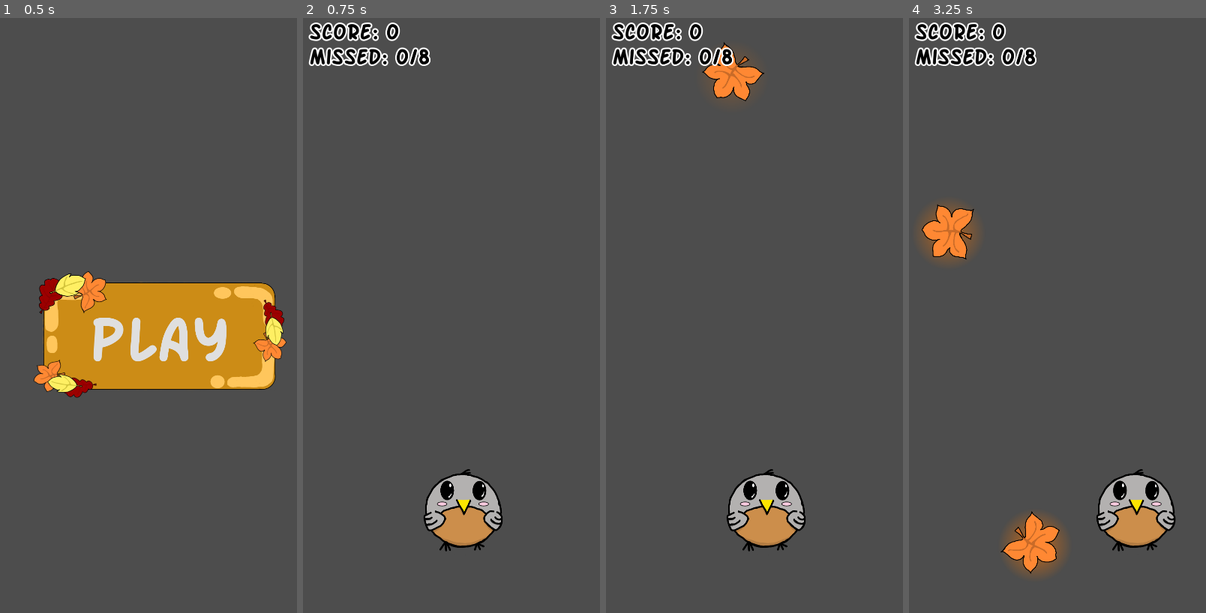
Above: before the commit, frames 1-4 (left to right).
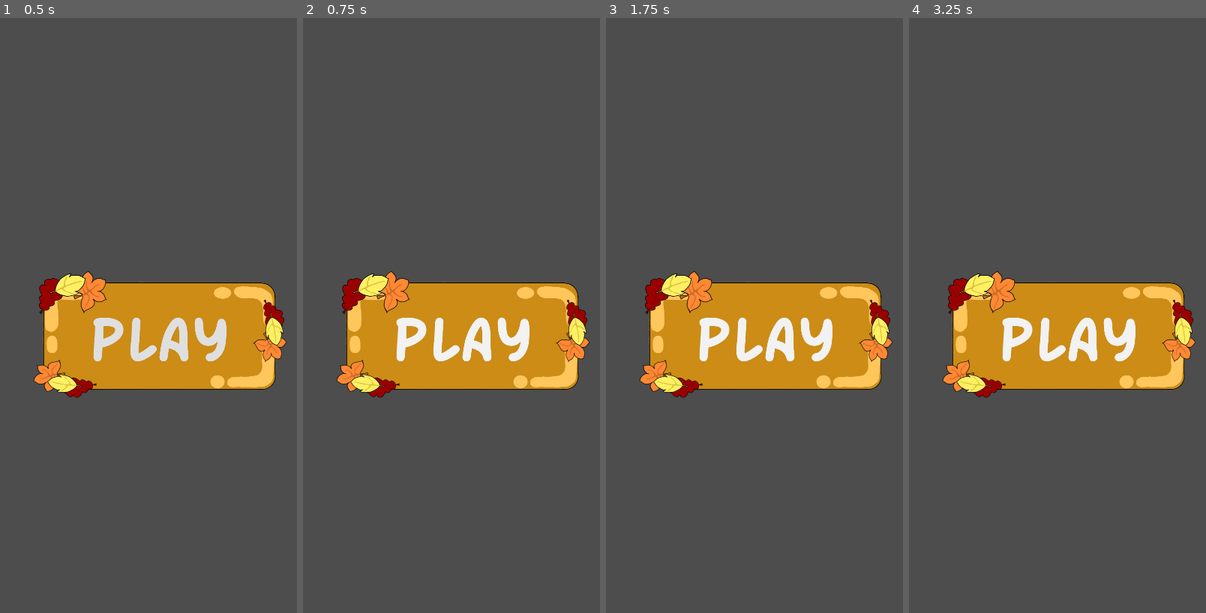
Above: after the commit, the same moments.

Repository: ezhor/Bird-Fall
Game: Godot game, scene res://Scenes/main.tscn
The game is run twice, just before and just after one commit, with the same random seed, the same clock (stepped at 60 frames per second) and the same inputs.
Inputs (mouse positions are in pixels of both pictures, inside the frame that each line leads up to):
- Up to frame 1 (0.5 s): no input
- Up to frame 2 (0.75 s): click "Play" at 0.5 s
- Up to frame 3 (1.75 s): click (766, 333) at 1.25 s, where only the run after the commit has a clickable "Play"
- Up to frame 4 (3.25 s): click (1069, 333) at 2 s, where only the run after the commit has a clickable "Play"; move the mouse to (1134, 285) at 2.77 s

Frame 1 is identical in both runs. In frame 2, 19% of the frame differs, in the area x 1-97%, y 0-90%; in frame 3, 20%; in frame 4, 22%, in the area x 1-97%, y 0-94%.

Commit message:
Revert "Game over logic"
This reverts commit 1912fadefc102e5fdae14f6cca318394e60f99b7.

Diff:
--- a/Scenes/Objects/drop.tscn
+++ b/Scenes/Objects/drop.tscn
@@ -2,7 +2,6 @@
 
 [ext_resource type="Script" uid="uid://cx65vfpwri6yo" path="res://Scripts/Drop.gd" id="1_ldrpx"]
 [ext_resource type="Texture2D" uid="uid://bbo0iwn8ggb85" path="res://Sprites/particle_radial.png" id="2_3imfo"]
-[ext_resource type="PackedScene" uid="uid://sydm08ny7jtd" path="res://Scenes/game_over.tscn" id="2_hd771"]
 [ext_resource type="Texture2D" uid="uid://c8iyxpyguucww" path="res://Sprites/leaf_orange.png" id="2_ldrpx"]
 [ext_resource type="Texture2D" uid="uid://c4vgdq6v3242y" path="res://Sprites/snowflake.png" id="2_sgniw"]
 [ext_resource type="Texture2D" uid="uid://bdpoteq2x3onm" path="res://Sprites/leaf_yellow.png" id="3_sgniw"]
@@ -16,7 +15,6 @@
 speed = 1000
 destroy_limit = 2000
 snowflake_probability = 10.0
-game_over_scene = ExtResource("2_hd771")
 glow_delay = 0.3
 glow = NodePath("Glow")
 sprite = NodePath("Leaf")
--- a/Scenes/game.tscn
+++ b/Scenes/game.tscn
@@ -7,7 +7,6 @@
 [ext_resource type="FontFile" uid="uid://1a4cg51d2wmx" path="res://Fonts/SF_Arch_Rival_Bold.ttf" id="5_1l0tm"]
 [ext_resource type="Script" uid="uid://byly63mndi1p1" path="res://Scripts/Score.gd" id="5_wowpa"]
 [ext_resource type="Script" uid="uid://d33qmdg7dxhce" path="res://Scripts/Missed.gd" id="6_i6g32"]
-[ext_resource type="PackedScene" uid="uid://sydm08ny7jtd" path="res://Scenes/game_over.tscn" id="8_v158k"]
 
 [sub_resource type="CircleShape2D" id="CircleShape2D_uwtqh"]
 radius = 111.0045
@@ -58,4 +57,3 @@
 label_settings = SubResource("LabelSettings_3dryh")
 script = ExtResource("6_i6g32")
 max_missed = 8
-game_over_scene = ExtResource("8_v158k")
--- a/Scenes/game_over.tscn
+++ /dev/null
@@ -1,25 +0,0 @@
-[gd_scene format=3 uid="uid://sydm08ny7jtd"]
-
-[ext_resource type="FontFile" uid="uid://1a4cg51d2wmx" path="res://Fonts/SF_Arch_Rival_Bold.ttf" id="1_eoghk"]
-[ext_resource type="Texture2D" uid="uid://ckjunflr4ba7j" path="res://Sprites/button_background.png" id="2_14u15"]
-[ext_resource type="Script" uid="uid://cdpmeyieh3k3l" path="res://Scripts/LoadSceneButton.gd" id="3_j3ryr"]
-[ext_resource type="PackedScene" uid="uid://saboc8h5ll5" path="res://Scenes/game.tscn" id="4_rjluv"]
-
-[node name="Main" type="Node2D" unique_id=577748787]
-
-[node name="PlayButton" type="Button" parent="." unique_id=329019530]
-offset_left = 109.0
-offset_top = 819.0
-offset_right = 1141.0
-offset_bottom = 1339.0
-scale = Vector2(0.8, 0.8)
-theme_override_fonts/font = ExtResource("1_eoghk")
-theme_override_font_sizes/font_size = 250
-text = "Play"
-icon = ExtResource("2_14u15")
-flat = true
-icon_alignment = 1
-script = ExtResource("3_j3ryr")
-scene = ExtResource("4_rjluv")
-
-[connection signal="button_down" from="PlayButton" to="PlayButton" method="_on_button_down"]
--- a/Scenes/main.tscn
+++ b/Scenes/main.tscn
@@ -3,7 +3,6 @@
 [ext_resource type="FontFile" uid="uid://1a4cg51d2wmx" path="res://Fonts/SF_Arch_Rival_Bold.ttf" id="1_8gbba"]
 [ext_resource type="Texture2D" uid="uid://ckjunflr4ba7j" path="res://Sprites/button_background.png" id="2_jjvhh"]
 [ext_resource type="Script" uid="uid://cdpmeyieh3k3l" path="res://Scripts/LoadSceneButton.gd" id="3_kry3j"]
-[ext_resource type="PackedScene" uid="uid://saboc8h5ll5" path="res://Scenes/game.tscn" id="4_jjvhh"]
 
 [node name="Main" type="Node2D" unique_id=577748787]
 
@@ -20,6 +19,5 @@
 flat = true
 icon_alignment = 1
 script = ExtResource("3_kry3j")
-scene = ExtResource("4_jjvhh")
 
 [connection signal="button_down" from="PlayButton" to="PlayButton" method="_on_button_down"]
--- a/Scripts/Drop.gd
+++ b/Scripts/Drop.gd
@@ -4,7 +4,6 @@
 @export var speed: int
 @export var destroy_limit: int
 @export_range(0, 100) var snowflake_probability
-@export var game_over_scene: PackedScene
 
 @export_group("Glow")
 @export var glow_delay: float
@@ -58,8 +57,6 @@
 
 func _on_area_entered(body: Node2D) -> void:
 	if body.name == "Player":
-		if snowflake_mode:
-			get_tree().change_scene_to_packed(game_over_scene)
-		else:
+		if not snowflake_mode:
 			Score.INSTANCE.increase_score()
 			queue_free()
--- a/Scripts/Missed.gd
+++ b/Scripts/Missed.gd
@@ -2,9 +2,8 @@
 class_name Missed
 
 @export var max_missed: int
-@export var game_over_scene: PackedScene
 
-static var INSTANCE: Missed
+static var INSTANCE
 
 var missed: int
 
@@ -17,8 +16,6 @@
 func increase_missed() -> void:
 	missed += 1
 	update_label()
-	if missed >= max_missed:
-		get_tree().change_scene_to_packed(game_over_scene)
 
 func update_label() -> void:
 	text = "Missed: %d/%d" % [missed, max_missed]
--- a/Scripts/Score.gd
+++ b/Scripts/Score.gd
@@ -1,7 +1,7 @@
 extends Label
 class_name Score
 
-static var INSTANCE: Score
+static var INSTANCE
 
 var score: int
 
